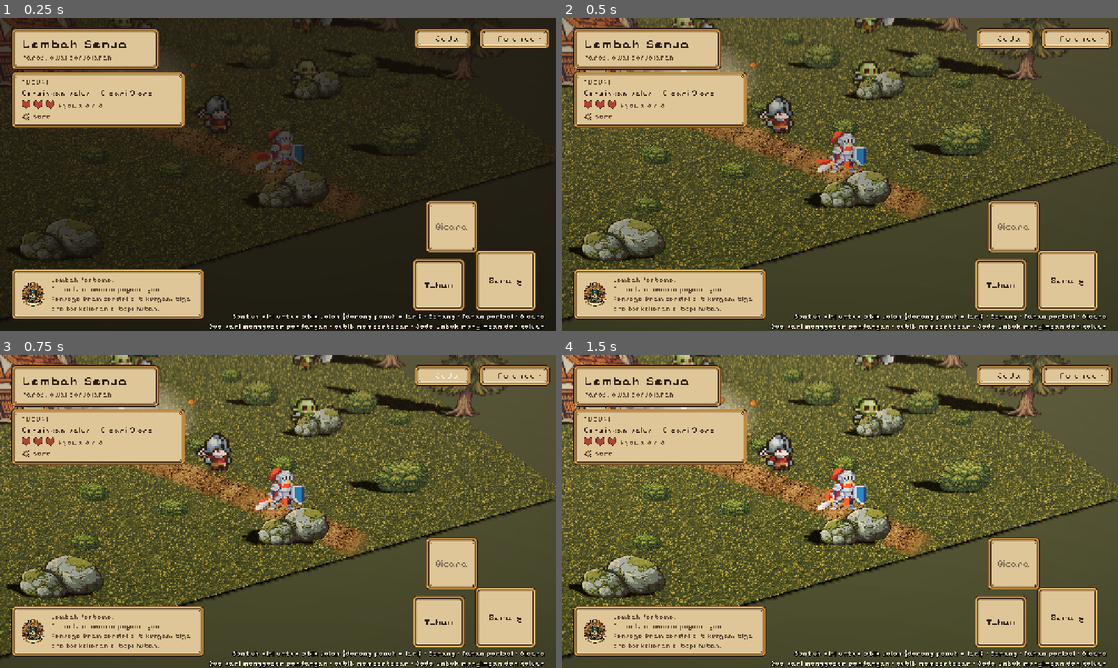
Above: before the commit, frames 1-4 (two rows, left to right).
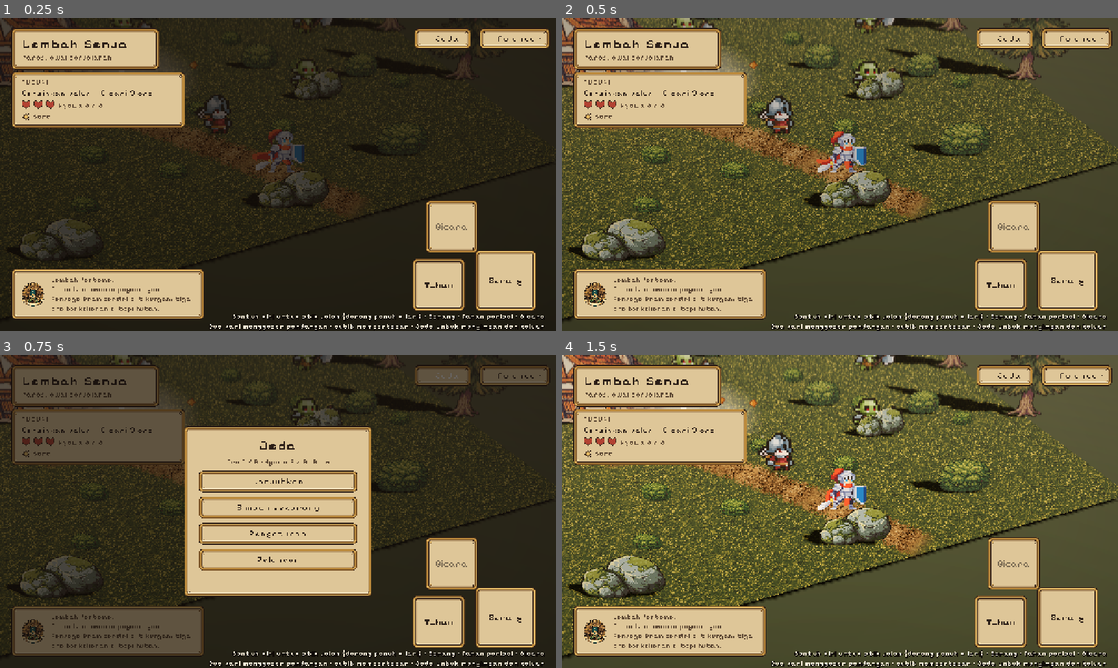
Above: after the commit, the same moments.

Repository: KyokoApp/GodotMe
Game: Godot game, scene res://game/Main.tscn
Same seed, same stepped clock (60 frames per second), same inputs: the game is played once before the commit and once after it.
Inputs (mouse positions are in pixels of both pictures, inside the frame that each line leads up to):
- Up to frame 1 (0.25 s): no input
- Up to frame 2 (0.5 s): no input
- Up to frame 3 (0.75 s): click "Jeda" at 0.5 s
- Up to frame 4 (1.5 s): click (840, 480) at 1.25 s, where only the run after the commit has a clickable "Lanjutkan"

Frames 1-2 are identical in both runs. In frame 3, 90% of the frame differs, in the area x 0-100%, y 0-100%; in frame 4, nothing differs.

Commit message:
perbaikan: tween lembar jeda tidak berjalan saat tree di-pause (menu tak terlihat)
Co-authored-by: arena-agent <297053741+arena-agent@users.noreply.github.com>

Diff:
--- a/game/game/Main.gd
+++ b/game/game/Main.gd
@@ -424,6 +424,11 @@
 	page.visible = true
 	page.modulate.a = 0.0
 	var tw := create_tween()
+	# The tree is paused while this sheet is open, and a tween bound to a paused
+	# tree simply never runs - the first version of this menu showed nothing at
+	# all and only froze the world (caught by the 20_menu capture, not by a test
+	# that only looked at `visible`).
+	tw.set_pause_mode(Tween.TWEEN_PAUSE_PROCESS)
 	tw.tween_property(page, "modulate:a", 1.0, 0.16).set_trans(Tween.TRANS_SINE)
 
 
@@ -542,9 +547,11 @@
 		sheet.scale = Vector2(0.96, 0.96)
 		sheet.pivot_offset = sheet.size * 0.5
 		var st := create_tween()
+		st.set_pause_mode(Tween.TWEEN_PAUSE_PROCESS)
 		st.set_parallel(true)
 		st.tween_property(sheet, "scale", Vector2.ONE, 0.18).set_trans(Tween.TRANS_BACK)
 	var tw := create_tween()
+	tw.set_pause_mode(Tween.TWEEN_PAUSE_PROCESS)
 	tw.tween_property(_pause_root, "modulate:a", 1.0, 0.16).set_trans(Tween.TRANS_SINE)
 	get_tree().paused = true
 
--- a/game/game/tests/UiTest.gd
+++ b/game/game/tests/UiTest.gd
@@ -163,6 +163,10 @@
 	_main.call("_on_pause_pressed")
 	await get_tree().process_frame
 	_check(sheet.visible and get_tree().paused, "jeda membuka lembar dan menghentikan dunia")
+	# and it must actually be on screen: a sheet at alpha 0 freezes the world and
+	# shows the player nothing (that was the first version of this menu)
+	await get_tree().create_timer(0.4).timeout
+	_check(sheet.modulate.a > 0.95, "lembar jeda benar-benar tampak", str(sheet.modulate.a))
 
 	var page_jeda: Control = _main.get("_page_jeda")
 	var page_set: Control = _main.get("_page_set")
